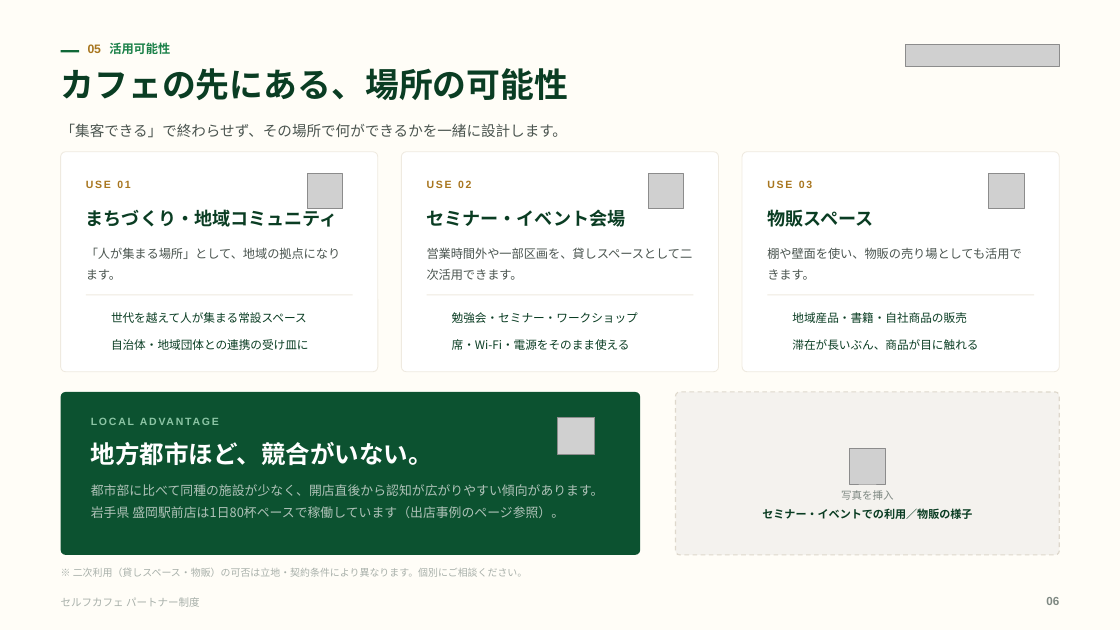
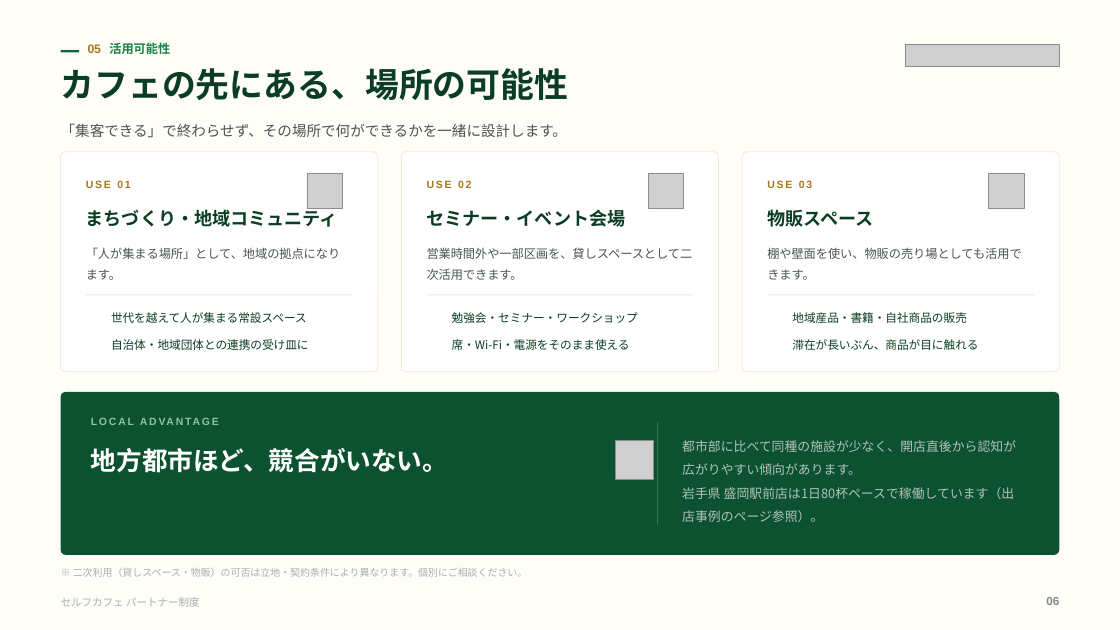
Before and after one commit to a5408071-cmd/suzuki-ceo, a slide deck: slide 6 of selfcafe-partner-deck/selfcafe-partner-deck.pptx. Drawn at 1120x630 pixels with LibreOffice and Linux fonts; fonts in the diff are those of the drawing; grey boxes stand for pictures; background and template pictures are left out. Boxes give left, top, right and bottom in pixels: in the first picture for what was removed or moved away, otherwise in the second. Text is boxed around its words. In the diff, an @@ line names an element or a change of style, - is before the commit and + after.

```diff
--- a/selfcafe-partner-deck/selfcafe-partner-deck.pptx
+++ b/selfcafe-partner-deck/selfcafe-partner-deck.pptx
@@ rounded rectangle: place and size @@
-rounded rectangle at box(60, 392, 640, 555)
+rounded rectangle at box(60, 392, 1060, 555)
@@ rounded rectangle removed at box(676, 392, 1060, 555) @@
@@ text "地方都市ほど、競合がいない。" at box(91, 448, 448, 473): size 21 to 22 pt @@
@@ picture: place and size @@
-picture at box(558, 418, 595, 455)
+picture at box(615, 441, 654, 480)
@@ rectangle added at box(657, 423, 658, 525), fill #2A7A4E @@
@@ text at box(682, 440, 1016, 522): text changed @@
-都市部に比べて同種の施設が少なく、開店直後から認知が広がりやすい傾向があります。岩手県 盛岡駅前店は1日80杯ペースで稼働しています（出店事例のページ参照）。
+都市部に比べて同種の施設が少なく、開店直後から認知が広がりやすい傾向があります。
+岩手県 盛岡駅前店は1日80杯ペースで稼働しています（出店事例のページ参照）。
@@ text "都市部に比べて同種の施設が少なく、開店直後から認知が広がりやすい傾向があります。" at box(682, 440, 1016, 522): vertical alignment top to middle @@
@@ picture removed at box(849, 449, 886, 485) @@
@@ text removed at box(762, 508, 972, 519) @@
-セミナー・イベントでの利用／物販の様子
@@ text removed at box(841, 490, 894, 500) @@
-写真を挿入
```
Also in this commit, not shown: 7 other slides changed, 7 other files.
